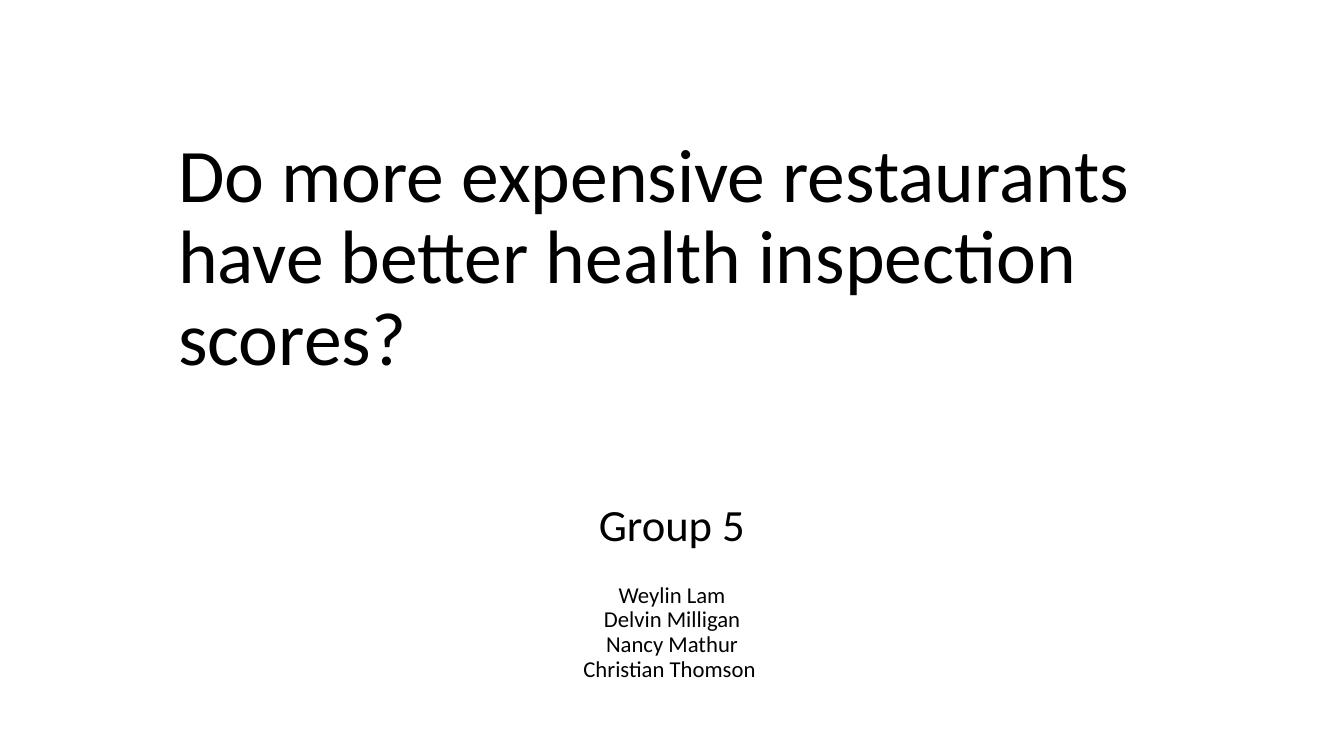
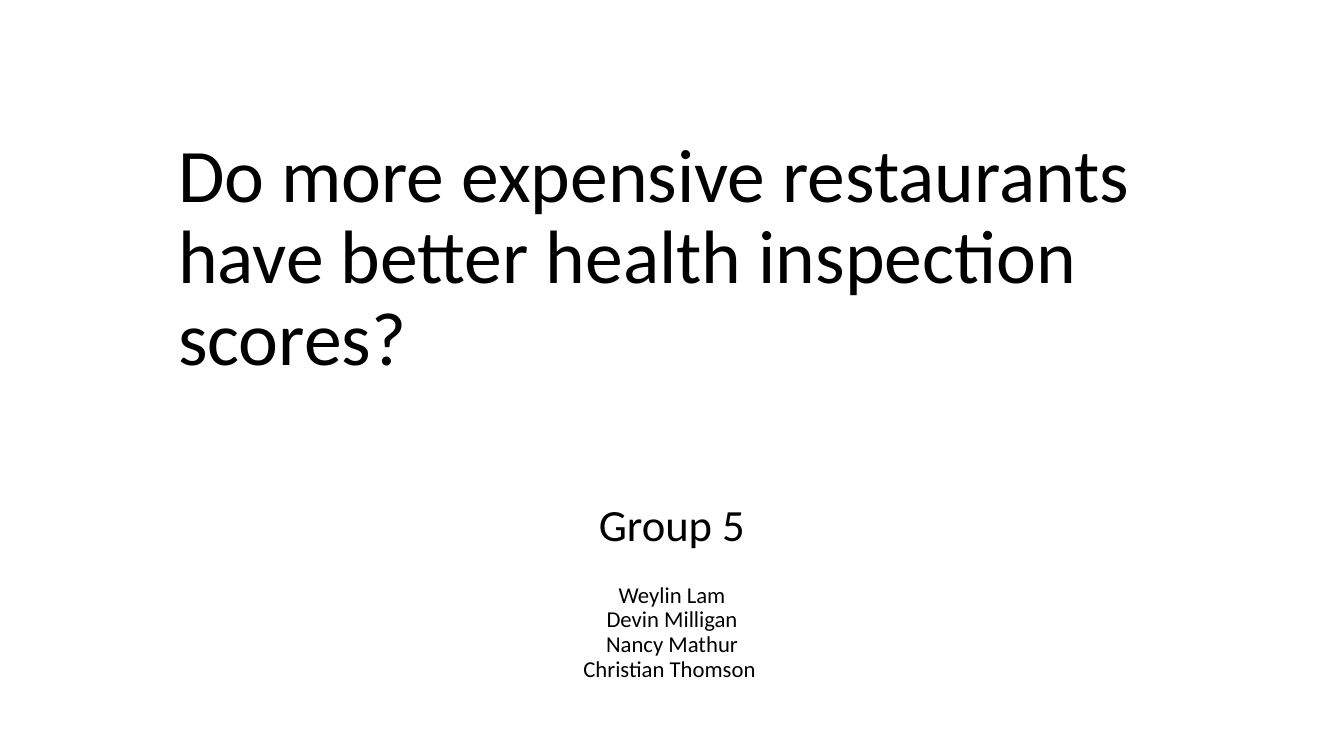
Before and after one commit to DCMilligan88/PriceVsHealth, a slide deck: slide 1 of Project 1 presentation (1).pptx. Drawn at 1344x756 pixels with LibreOffice and Linux fonts; fonts in the diff are those of the drawing; background and template pictures are left out. Boxes give left, top, right and bottom in pixels: in the first picture for what was removed or moved away, otherwise in the second. Text is boxed around its words. In the diff, an @@ line names an element or a change of style, - is before the commit and + after.

```diff
--- a/Project 1 presentation (1).pptx
+++ b/Project 1 presentation (1).pptx
@@ subtitle at (x1=607, y1=611, x2=737, y2=631): text changed @@
-Delvin Milligan
+Devin Milligan
```
